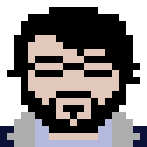
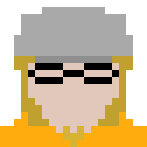
Layer changes from the first 147 x 147 image to the second:
added layer "Layer 9" above "Layer 6" over (x1=0, y1=7, x2=147, y2=147)
hid "Layer 1" over (x1=0, y1=7, x2=147, y2=147)
